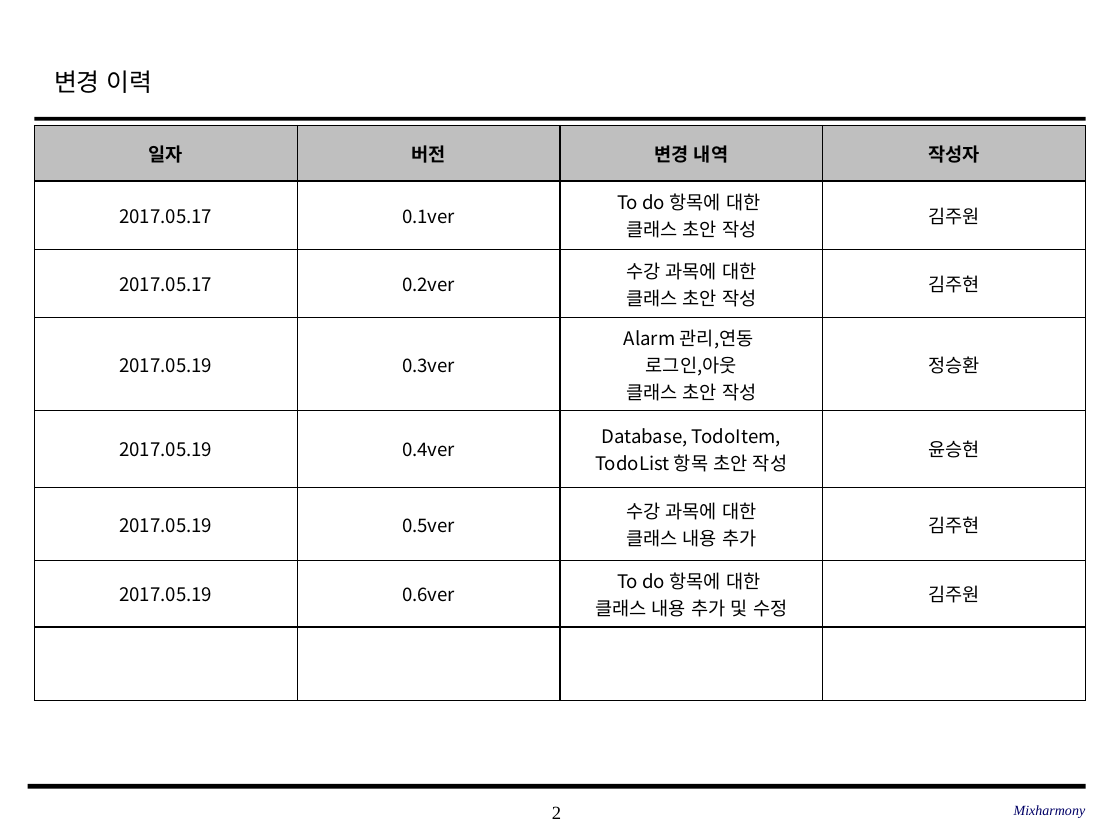
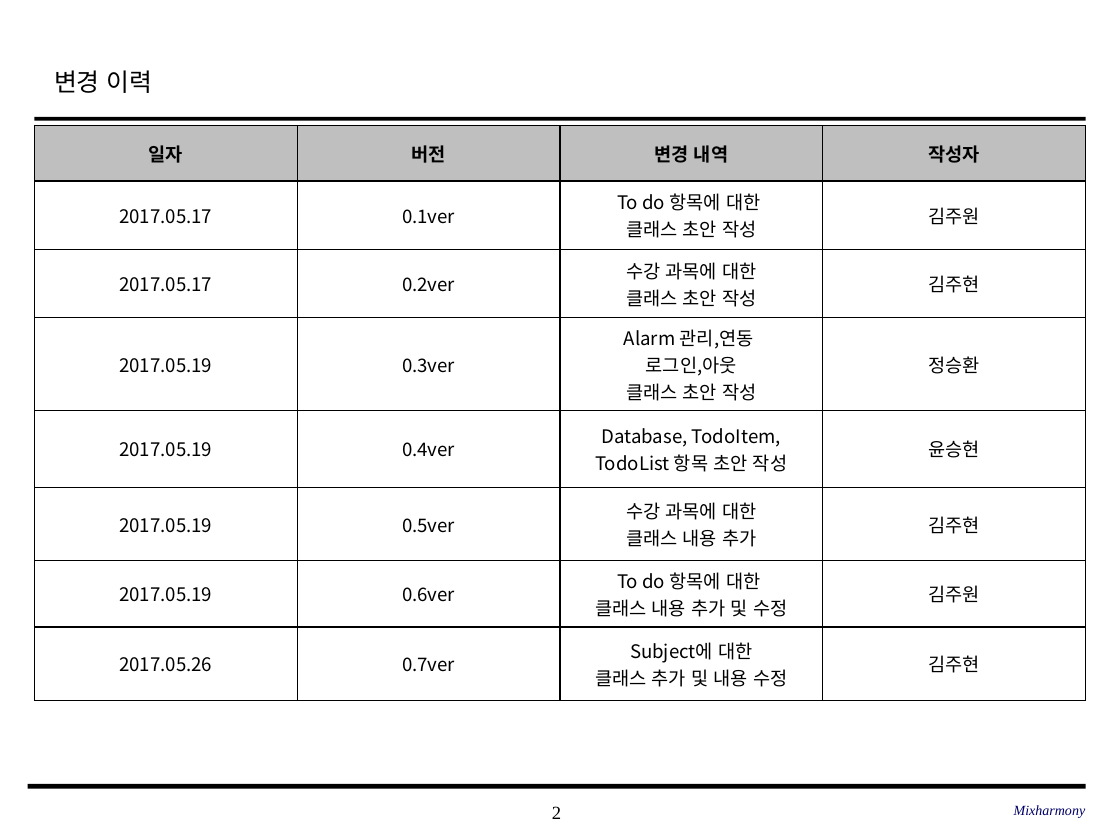
Before and after one commit to SE-admin/SE2017_2_mixharmony, a slide deck: slide 2 of doc/3_ 설계서/Class Design.pptx. Drawn at 1120x840 pixels with LibreOffice and Linux fonts; fonts in the diff are those of the drawing; background and template pictures are left out. Boxes give left, top, right and bottom in pixels: in the first picture for what was removed or moved away, otherwise in the second. Text is boxed around its words. In the diff, an @@ line names an element or a change of style, - is before the commit and + after.

Commit message:
#862 Class Design.pptx (Subject에 대한 클래스 추가 및 내용 수정)

```diff
--- a/doc/3_ 설계서/Class Design.pptx
+++ b/doc/3_ 설계서/Class Design.pptx
@@ table at box(35, 125, 1088, 699) @@
-row 8:  |  |  | 
+row 8: 2017.05.26 | 0.7ver | Subject에 대한 / 클래스 추가 및 내용 수정 | 김주현
```
Also in this commit, not shown: 7 other slides changed, 3 slides added.
